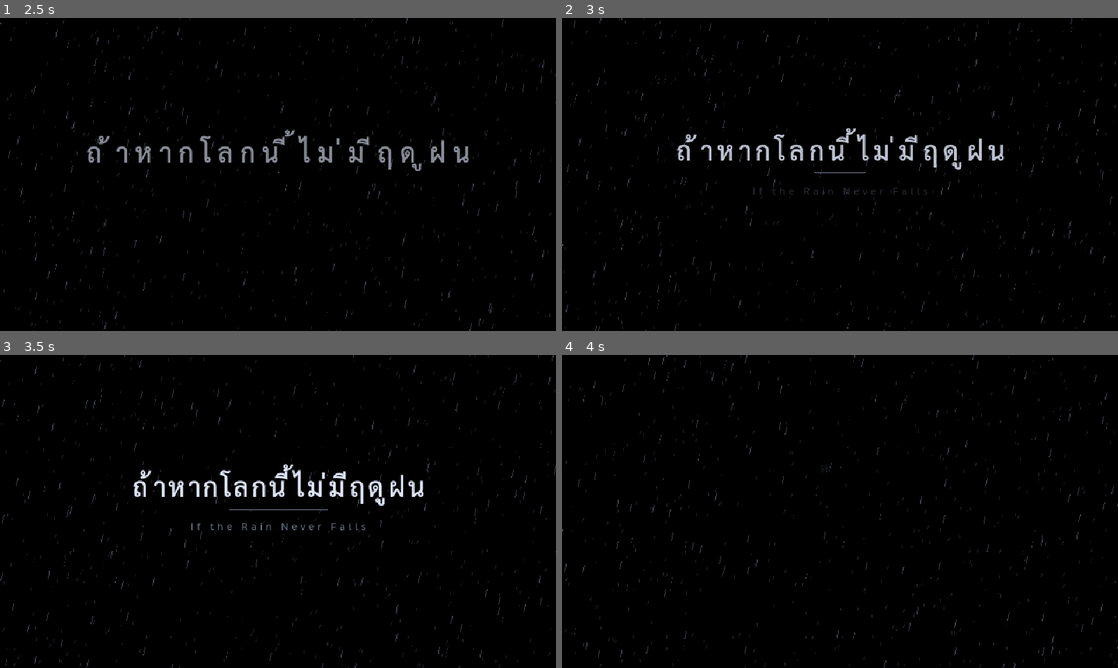
Above: before the commit, frames 1-4 (two rows, left to right).
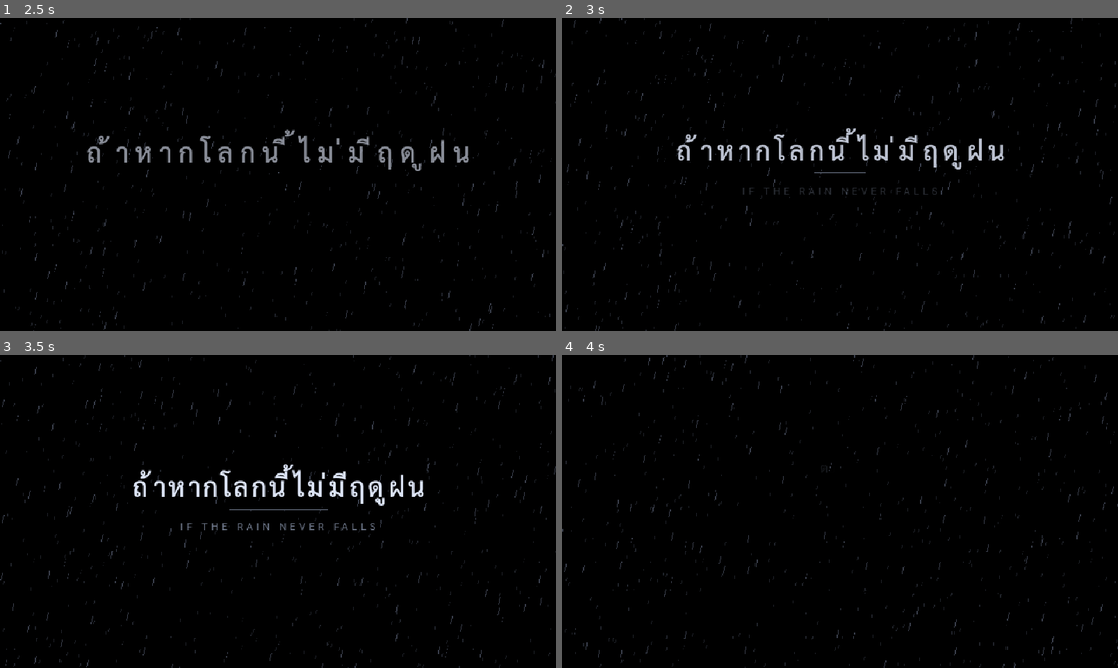
Above: after the commit, the same moments.

Repository: nerfmez/Story-game
Game: Godot game, scene res://scenes/main.tscn
Same seed, same stepped clock (60 frames per second), same inputs: the game is played once before the commit and once after it. Sound files missing from this copy of the repository are replaced by a short silence.
Inputs (mouse positions are in pixels of both pictures, inside the frame that each line leads up to):
- Up to frame 1 (2.5 s): tap Enter (ui_accept) at 0.5, 0.77, 1.52 s; move the mouse to (400, 158) at 0.52 s; hold Right (ui_right) 0.53-1.28 s; click (400, 158) at 0.67 s; move the mouse to (166, 190) at 1.27 s; hold Left (ui_left) 1.28-2.03 s; move the mouse to (333, 105) at 2.02 s; hold Right (ui_right) from 2.03 s (still down)
- Up to frame 2 (3 s): keep holding Right (ui_right); move the mouse to (812, 237) at 2.77 s; click (812, 237) at 2.92 s
- Up to frame 3 (3.5 s): keep holding Right (ui_right); tap Enter (ui_accept) at 3.02 s
- Up to frame 4 (4 s): move the mouse to (1006, 558) at 3.52 s; release Right (ui_right) at 3.53 s; hold Left (ui_left) from 3.53 s (still down); tap Enter (ui_accept) at 3.77 s

Frame 1 is identical in both runs. In frame 2, 0.2% of the frame differs, in the area x 32-68%, y 54-57%; in frame 3, 0.3%, in the area x 32-68%, y 53-56%; in frame 4, nothing differs.

Commit message:
Title card: English title in capitals
Co-Authored-By: Claude Opus 5.5 <noreply@anthropic.com>
Claude-Session: https://claude.ai/code/session_01CetL5zkYvFPaRRM6Eyxn95

Diff:
--- a/scripts/title_cards.gd
+++ b/scripts/title_cards.gd
@@ -40,7 +40,7 @@
 ]
 @export var title := "ถ้าหากโลกนี้ไม่มีฤดูฝน"
 ## ชื่อภาษาอังกฤษ ตัวเล็กใต้เส้นใต้ชื่อไทย
-@export var title_en := "If the Rain Never Falls"
+@export var title_en := "IF THE RAIN NEVER FALLS"
 @export var chapter_label := "ตอนที่1"
 @export var chapter_title := "15 เซนติเมตร"
 
Not shown, changed: README.md
